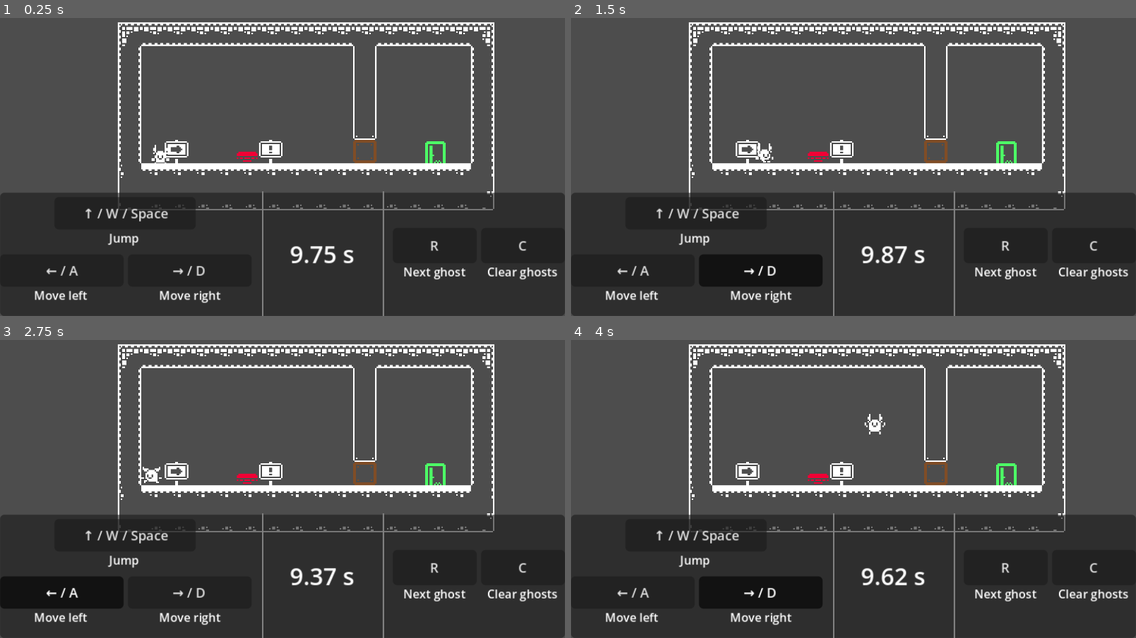
Above: before the commit, frames 1-4 (two rows, left to right).
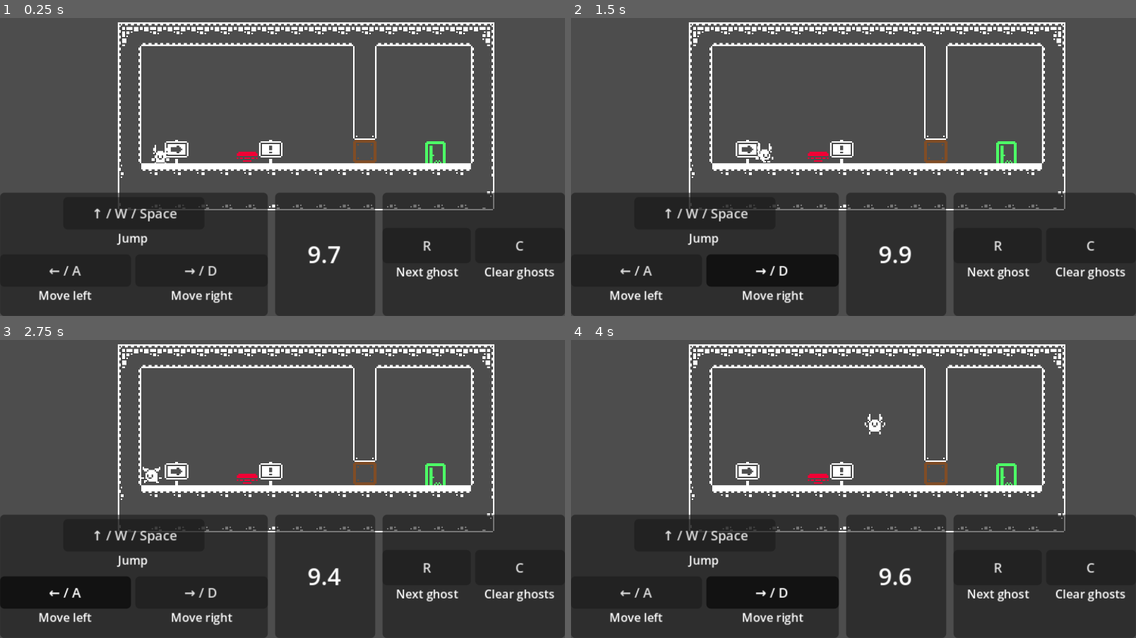
Above: after the commit, the same moments.

Repository: moellh/gmtk-game-jam-2026
Game: Godot game, scene res://src/level.tscn
The game is run twice, just before and just after one commit, with the same random seed, the same clock (stepped at 60 frames per second) and the same inputs.
Inputs:
- Up to frame 1 (0.25 s): no input
- Up to frame 2 (1.5 s): hold Right (move_right) from 0.53 s (still down); tap C (clear) at 0.6, 1.35 s; tap Space (jump) at 0.77 s
- Up to frame 3 (2.75 s): tap Space (jump) at 1.52 s; release Right (move_right) at 2.03 s; hold Left (move_left) from 2.03 s (still down); tap C (clear) at 2.1 s
- Up to frame 4 (4 s): release Left (move_left) at 2.78 s; hold Right (move_right) from 2.78 s (still down); tap C (clear) at 2.85, 3.6 s; tap Space (jump) at 3.02, 3.77 s

The runs differ from the first frame. In frame 1, 3.3% of the frame differs, in the area x 6-99%, y 58-100%; in frame 2, 3.7%; in frame 3, 3.4%; in frame 4, 3.7%.

Commit message:
ui: separate controls and simplify timer

Diff:
--- a/src/game.gd
+++ b/src/game.gd
@@ -53,7 +53,7 @@
 	update_hud()
 
 func update_hud() -> void:
-	ghost_timer.text = "%.2f s" % maxf(timer, 0.0)
+	ghost_timer.text = "%.1f" % maxf(timer, 0.0)
 	for action: StringName in action_buttons:
 		action_buttons[action].button_pressed = Input.is_action_pressed(action)
 
--- a/src/level.tscn
+++ b/src/level.tscn
@@ -835,7 +835,7 @@
 
 [node name="HUD" type="CanvasLayer" parent="."]
 
-[node name="Panel" type="PanelContainer" parent="HUD"]
+[node name="Layout" type="HBoxContainer" parent="HUD"]
 anchors_preset = 12
 anchor_top = 1.0
 anchor_right = 1.0
@@ -843,26 +843,26 @@
 offset_top = -84.0
 grow_horizontal = 2
 grow_vertical = 0
-
-[node name="Layout" type="HBoxContainer" parent="HUD/Panel"]
-layout_mode = 2
 theme_override_constants/separation = 5
 
-[node name="Movement" type="VBoxContainer" parent="HUD/Panel/Layout"]
+[node name="MovementPanel" type="PanelContainer" parent="HUD/Layout"]
 layout_mode = 2
 size_flags_horizontal = 3
 size_flags_stretch_ratio = 2.0
+
+[node name="Movement" type="VBoxContainer" parent="HUD/Layout/MovementPanel"]
+layout_mode = 2
 theme_override_constants/separation = 1
 
-[node name="JumpCenter" type="CenterContainer" parent="HUD/Panel/Layout/Movement"]
+[node name="JumpCenter" type="CenterContainer" parent="HUD/Layout/MovementPanel/Movement"]
 layout_mode = 2
 size_flags_vertical = 3
 
-[node name="Jump" type="VBoxContainer" parent="HUD/Panel/Layout/Movement/JumpCenter"]
+[node name="Jump" type="VBoxContainer" parent="HUD/Layout/MovementPanel/Movement/JumpCenter"]
 layout_mode = 2
 theme_override_constants/separation = 0
 
-[node name="JumpButton" type="Button" parent="HUD/Panel/Layout/Movement/JumpCenter/Jump"]
+[node name="JumpButton" type="Button" parent="HUD/Layout/MovementPanel/Movement/JumpCenter/Jump"]
 unique_name_in_owner = true
 custom_minimum_size = Vector2(96, 22)
 layout_mode = 2
@@ -872,23 +872,23 @@
 toggle_mode = true
 text = "↑ / W / Space"
 
-[node name="Description" type="Label" parent="HUD/Panel/Layout/Movement/JumpCenter/Jump"]
+[node name="Description" type="Label" parent="HUD/Layout/MovementPanel/Movement/JumpCenter/Jump"]
 layout_mode = 2
 theme_override_font_sizes/font_size = 8
 text = "Jump"
 horizontal_alignment = 1
 
-[node name="Directions" type="HBoxContainer" parent="HUD/Panel/Layout/Movement"]
+[node name="Directions" type="HBoxContainer" parent="HUD/Layout/MovementPanel/Movement"]
 layout_mode = 2
 size_flags_vertical = 3
 theme_override_constants/separation = 3
 
-[node name="MoveLeft" type="VBoxContainer" parent="HUD/Panel/Layout/Movement/Directions"]
+[node name="MoveLeft" type="VBoxContainer" parent="HUD/Layout/MovementPanel/Movement/Directions"]
 layout_mode = 2
 size_flags_horizontal = 3
 theme_override_constants/separation = 0
 
-[node name="MoveLeftButton" type="Button" parent="HUD/Panel/Layout/Movement/Directions/MoveLeft"]
+[node name="MoveLeftButton" type="Button" parent="HUD/Layout/MovementPanel/Movement/Directions/MoveLeft"]
 unique_name_in_owner = true
 custom_minimum_size = Vector2(0, 22)
 layout_mode = 2
@@ -898,18 +898,18 @@
 toggle_mode = true
 text = "← / A"
 
-[node name="Description" type="Label" parent="HUD/Panel/Layout/Movement/Directions/MoveLeft"]
+[node name="Description" type="Label" parent="HUD/Layout/MovementPanel/Movement/Directions/MoveLeft"]
 layout_mode = 2
 theme_override_font_sizes/font_size = 8
 text = "Move left"
 horizontal_alignment = 1
 
-[node name="MoveRight" type="VBoxContainer" parent="HUD/Panel/Layout/Movement/Directions"]
+[node name="MoveRight" type="VBoxContainer" parent="HUD/Layout/MovementPanel/Movement/Directions"]
 layout_mode = 2
 size_flags_horizontal = 3
 theme_override_constants/separation = 0
 
-[node name="MoveRightButton" type="Button" parent="HUD/Panel/Layout/Movement/Directions/MoveRight"]
+[node name="MoveRightButton" type="Button" parent="HUD/Layout/MovementPanel/Movement/Directions/MoveRight"]
 unique_name_in_owner = true
 custom_minimum_size = Vector2(0, 22)
 layout_mode = 2
@@ -919,42 +919,42 @@
 toggle_mode = true
 text = "→ / D"
 
-[node name="Description" type="Label" parent="HUD/Panel/Layout/Movement/Directions/MoveRight"]
+[node name="Description" type="Label" parent="HUD/Layout/MovementPanel/Movement/Directions/MoveRight"]
 layout_mode = 2
 theme_override_font_sizes/font_size = 8
 text = "Move right"
 horizontal_alignment = 1
 
-[node name="MovementSeparator" type="VSeparator" parent="HUD/Panel/Layout"]
-layout_mode = 2
-
-[node name="TimerCenter" type="CenterContainer" parent="HUD/Panel/Layout"]
+[node name="TimerPanel" type="PanelContainer" parent="HUD/Layout"]
 custom_minimum_size = Vector2(68, 0)
 layout_mode = 2
 
-[node name="GhostTimer" type="Label" parent="HUD/Panel/Layout/TimerCenter"]
+[node name="TimerCenter" type="CenterContainer" parent="HUD/Layout/TimerPanel"]
+layout_mode = 2
+
+[node name="GhostTimer" type="Label" parent="HUD/Layout/TimerPanel/TimerCenter"]
 unique_name_in_owner = true
 layout_mode = 2
 theme_override_font_sizes/font_size = 16
-text = "10.00 s"
+text = "10.0"
 horizontal_alignment = 1
 
-[node name="ActionSeparator" type="VSeparator" parent="HUD/Panel/Layout"]
-layout_mode = 2
-
-[node name="SecondaryActions" type="HBoxContainer" parent="HUD/Panel/Layout"]
+[node name="GhostPanel" type="PanelContainer" parent="HUD/Layout"]
 layout_mode = 2
 size_flags_horizontal = 3
 size_flags_stretch_ratio = 1.35
+
+[node name="SecondaryActions" type="HBoxContainer" parent="HUD/Layout/GhostPanel"]
+layout_mode = 2
 theme_override_constants/separation = 3
 
-[node name="Restart" type="VBoxContainer" parent="HUD/Panel/Layout/SecondaryActions"]
+[node name="Restart" type="VBoxContainer" parent="HUD/Layout/GhostPanel/SecondaryActions"]
 layout_mode = 2
 size_flags_horizontal = 3
 alignment = 1
 theme_override_constants/separation = 0
 
-[node name="RestartButton" type="Button" parent="HUD/Panel/Layout/SecondaryActions/Restart"]
+[node name="RestartButton" type="Button" parent="HUD/Layout/GhostPanel/SecondaryActions/Restart"]
 unique_name_in_owner = true
 custom_minimum_size = Vector2(0, 24)
 layout_mode = 2
@@ -964,19 +964,19 @@
 toggle_mode = true
 text = "R"
 
-[node name="Description" type="Label" parent="HUD/Panel/Layout/SecondaryActions/Restart"]
+[node name="Description" type="Label" parent="HUD/Layout/GhostPanel/SecondaryActions/Restart"]
 layout_mode = 2
 theme_override_font_sizes/font_size = 8
 text = "Next ghost"
 horizontal_alignment = 1
 
-[node name="Clear" type="VBoxContainer" parent="HUD/Panel/Layout/SecondaryActions"]
+[node name="Clear" type="VBoxContainer" parent="HUD/Layout/GhostPanel/SecondaryActions"]
 layout_mode = 2
 size_flags_horizontal = 3
 alignment = 1
 theme_override_constants/separation = 0
 
-[node name="ClearButton" type="Button" parent="HUD/Panel/Layout/SecondaryActions/Clear"]
+[node name="ClearButton" type="Button" parent="HUD/Layout/GhostPanel/SecondaryActions/Clear"]
 unique_name_in_owner = true
 custom_minimum_size = Vector2(0, 24)
 layout_mode = 2
@@ -986,7 +986,7 @@
 toggle_mode = true
 text = "C"
 
-[node name="Description" type="Label" parent="HUD/Panel/Layout/SecondaryActions/Clear"]
+[node name="Description" type="Label" parent="HUD/Layout/GhostPanel/SecondaryActions/Clear"]
 layout_mode = 2
 theme_override_font_sizes/font_size = 8
 text = "Clear ghosts"
